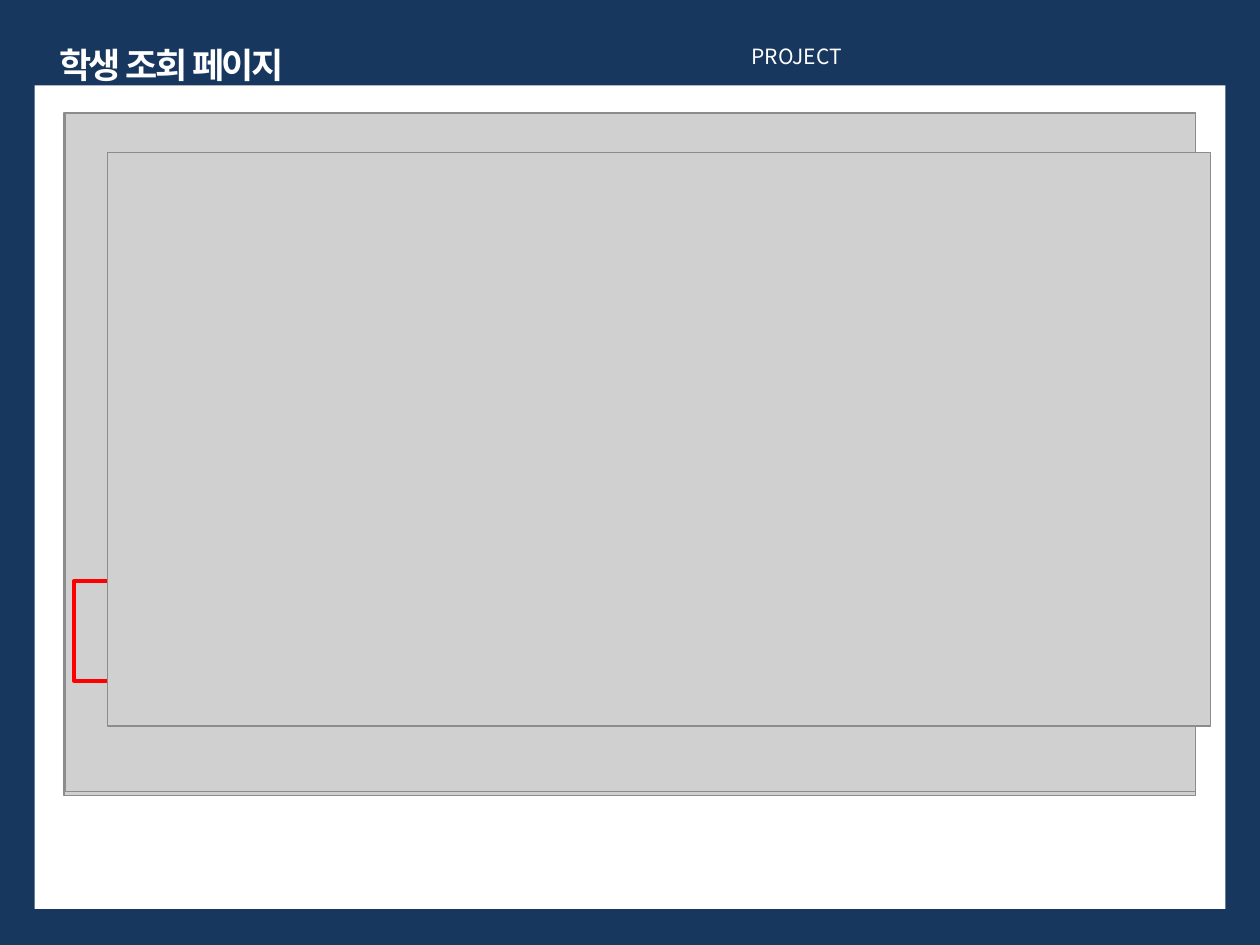
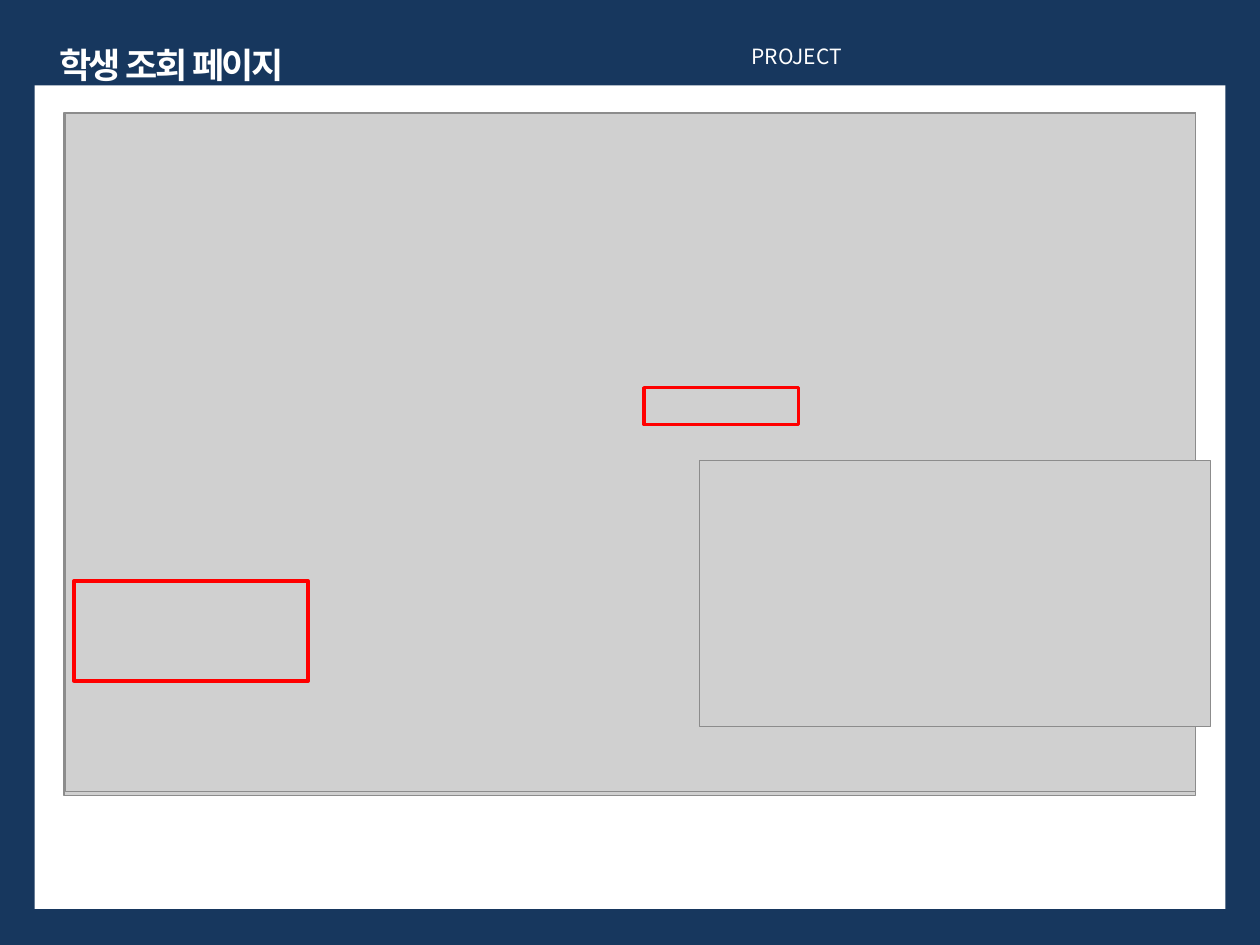
Before and after one commit to stpn94/grade, a slide deck: slide 13 of 학생관리프로그램.pptx. Drawn at 1260x945 pixels with LibreOffice and Linux fonts; fonts in the diff are those of the drawing; grey boxes stand for pictures. Boxes give left, top, right and bottom in pixels: in the first picture for what was removed or moved away, otherwise in the second. Text is boxed around its words. In the diff, an @@ line names an element or a change of style, - is before the commit and + after.

```diff
--- a/학생관리프로그램.pptx
+++ b/학생관리프로그램.pptx
@@ rectangle added at [644,388,799,425], outline #FF0000 2 pt @@
@@ picture: place and size @@
-picture at [108,152,1211,726]
+picture at [699,460,1211,726]
```
Also in this commit, not shown: 6 other slides changed, 1 other file.
